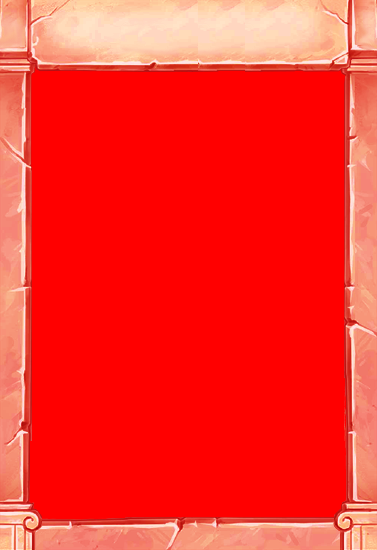
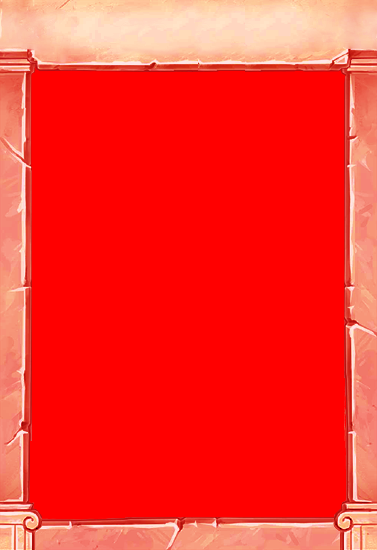
Revision of a layered w=377, h=550 image; what changed, layer by layer:
painted on "Pasted Layer" over (0, 0, 377, 550)
